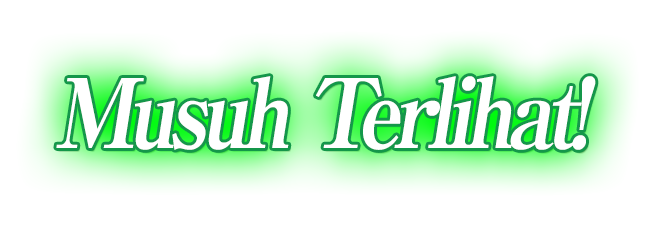
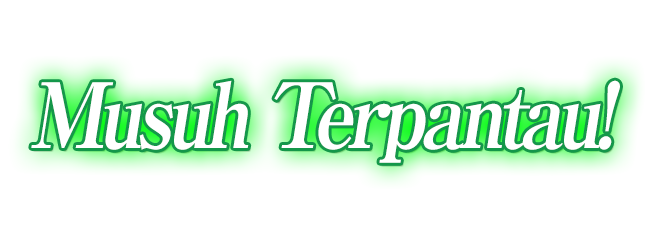
Revision of a layered 651 x 225 image; what changed, layer by layer:
painted on "Enemy Appears!" (1st of 2) over [31, 76, 620, 163]
painted on "Enemy Appears!" (2nd of 2) over [31, 76, 620, 163]
